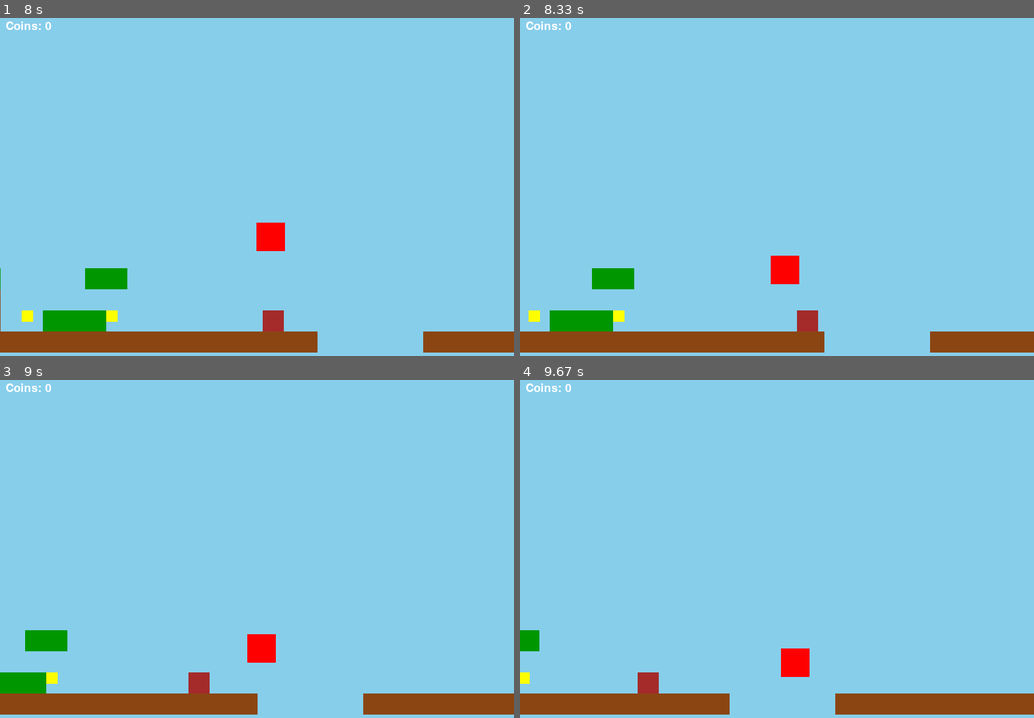
Above: before the commit, frames 1-4 (two rows, left to right).
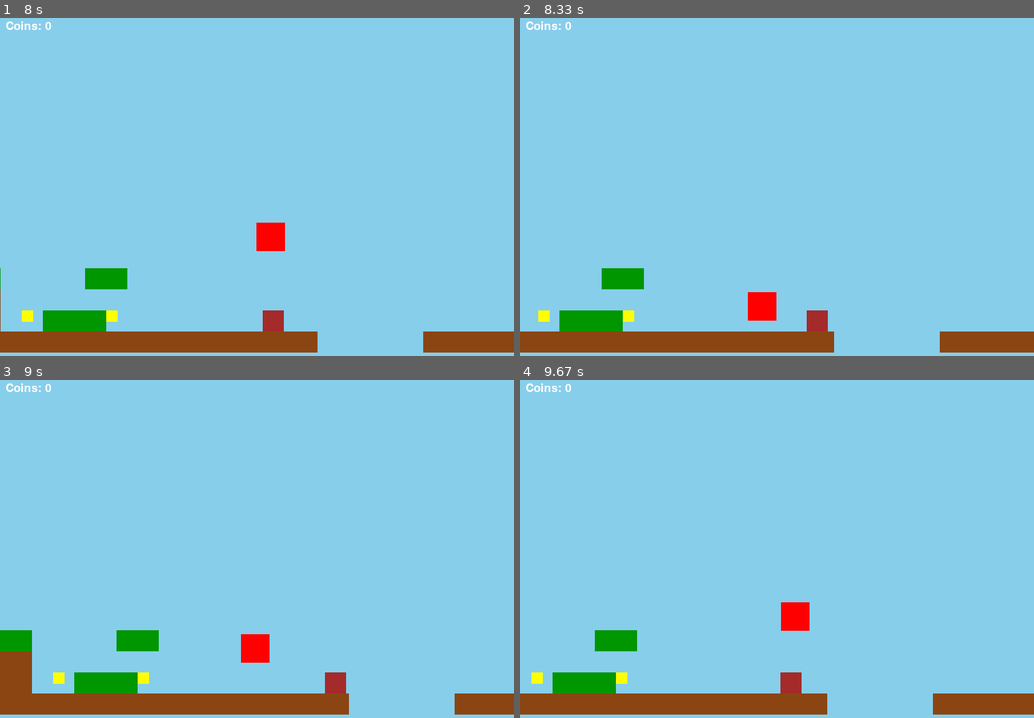
Above: after the commit, the same moments.

Repository: Graciano-B-L-Junior/Gamedevportfolio_pygame
Game: pygame game, started from 2 - Platform game/game.py
Two runs of this game, one before a commit and one after it. Both use one fixed random seed, a clock stepped at 60 frames per second and the inputs below.
Inputs:
- Up to frame 1 (8 s): hold Right 0.33-0.8 s; hold Up 0.83-1.13 s; tap Space at 0.9, 1.23, 1.53, 1.73, 2.03, 2.3, 2.6, 2.73, 3.13, 3.43, 3.8, 4.1, 4.3, 4.6, 4.8, 5.13, 5.43, 5.63, 5.93, 6.2, 6.5, 6.63, 7.03, 7.33, 7.7 s; hold Right 1.17-1.63 s; hold Left 1.67-2.2 s; hold Left 2.23-2.63 s; hold Up 2.67-3.03 s; hold Right 3.07-3.7 s; hold Left 3.73-4.2 s; hold Right 4.23-4.7 s; hold Up 4.73-5.03 s; hold Right 5.07-5.53 s; hold Left 5.57-6.1 s; hold Left 6.13-6.53 s; hold Up 6.57-6.93 s; hold Right 6.97-7.6 s; hold Left from 7.63 s (still down)
- Up to frame 2 (8.33 s): tap Space at 8, 8.2 s; release Left at 8.1 s; hold Right from 8.13 s (still down)
- Up to frame 3 (9 s): tap Space at 8.5, 8.7 s; release Right at 8.6 s; hold Up 8.63-8.93 s; hold Right from 8.97 s (still down)
- Up to frame 4 (9.67 s): tap Space at 9.03, 9.33, 9.53 s; release Right at 9.43 s; hold Left from 9.47 s (still down)

Frame 1 is identical in both runs. In frame 2, 2.1% of the frame differs, in the area x 1-82%, y 70-99%; in frame 3, 6.1%, in the area x 0-89%, y 74-99%; in frame 4, 5.5%.

Commit message:
Refactor Player and Enemy classes; enhance knockback functionality and streamline movement logic

Diff:
--- a/2 - Platform game/enemy.py
+++ b/2 - Platform game/enemy.py
@@ -42,4 +42,4 @@
                 self.vx *= -1
                 self.x = self.rect.x
                 if is_player_instance:
-                    other.knock_back_hit()
+                    other.knock_back_hit(self.rect)
--- a/2 - Platform game/player.py
+++ b/2 - Platform game/player.py
@@ -4,6 +4,7 @@
 
 class Player(PhysicsEngine): #TODO: Refactor this class
     def __init__(self, x, y, game_screen):
+        super().__init__()
         self.x = x
         self.y = y
         self.width = 50
@@ -13,12 +14,15 @@
         self.maximum_fall_speed = 10
         self.health = 3
         self.knockback_force = 10
+        self.hit_horizontal_positive = False
+        self.hit_horizontal_negative = False
+        self.apply_vertical_force_knock_back_hit = False
 
         self.rect = pygame.Rect(self.x, self.y, self.width, self.height)
         self.color = (255, 0, 0)
 
         # Horizontal movement
-        self.dx = 0
+        self.vx = 0
         self.acceleration_rate = 10
         self.friction = 30
 
@@ -73,16 +77,22 @@
 
     def _apply_horizontal_movement(self, delta_time, offset_x):
         if self.move_direction != 0:
-            self.dx += (self.acceleration_rate * self.move_direction * delta_time)
+            self.vx += (self.acceleration_rate * self.move_direction * delta_time)
         else: # Apply friction
-            if self.dx > 0:
-                self.dx -= self.friction * delta_time
-                if self.dx < 0: self.dx = 0
-            elif self.dx < 0:
-                self.dx += self.friction * delta_time
-                if self.dx > 0: self.dx = 0
+            if self.vx > 0:
+                self.vx -= self.friction * delta_time
+                if self.vx < 0: self.vx = 0
+            elif self.vx < 0:
+                self.vx += self.friction * delta_time
+                if self.vx > 0: self.vx = 0
+        self.vx = max(-self.max_speed, min(self.max_speed, self.vx))
 
-        self.dx = max(-self.max_speed, min(self.max_speed, self.dx))
+        if self.hit_horizontal_positive:
+            self.vx += self.knockback_force
+            self.hit_horizontal_positive = False
+        elif self.hit_horizontal_negative:
+            self.vx -= self.knockback_force
+            self.hit_horizontal_negative = False
 
     def _apply_vertical_movement(self, delta_time):
         # Jump logic
@@ -98,17 +108,20 @@
 
         # Gravity
         self.vy += self.gravity * delta_time
+        if self.apply_vertical_force_knock_back_hit:
+            self.vy -= self.knockback_force
+            self.apply_vertical_force_knock_back_hit = False
         self.vy = min(self.vy, self.maximum_fall_speed)
 
     def handle_horizontal_collisions(self, other_rects):
-        self.rect.x += self.dx
+        self.rect.x += self.vx
         for rect in other_rects:
             if self.rect.colliderect(rect):
-                if self.dx > 0:
+                if self.vx > 0:
                     self.rect.right = rect.left
-                elif self.dx < 0:
+                elif self.vx < 0:
                     self.rect.left = rect.right
-                self.dx = 0
+                self.vx = 0
 
     def handle_vertical_collisions(self, other_rects):
         self.rect.y += self.vy
@@ -126,10 +139,10 @@
     def _enforce_screen_boundaries(self):
         if self.rect.right > self.screen_width:
             self.rect.right = self.screen_width
-            self.dx = 0
+            self.vx = 0
         if self.rect.left < 0:
             self.rect.left = 0
-            self.dx = 0
+            self.vx = 0
 
     def update(self, other_rects, **kwargs):
         delta_time = kwargs.get("delta_time")
@@ -144,9 +157,14 @@
         self.handle_vertical_collisions(other_rects)
         self._enforce_screen_boundaries()
 
-    def knock_back_hit(self):
-        self.vx = self.move_direction * self.knockback_force
-        self.vy = -self.knockback_force
+    def knock_back_hit(self, enemy_rect):
+        if self.rect.centerx < enemy_rect.centerx:
+            self.hit_horizontal_negative = True
+        else:
+            self.hit_horizontal_positive = True
+
+        self.apply_vertical_force_knock_back_hit = True
+
 
     def update_collected_coins(self, qty):
         self.coins_collected += qty
